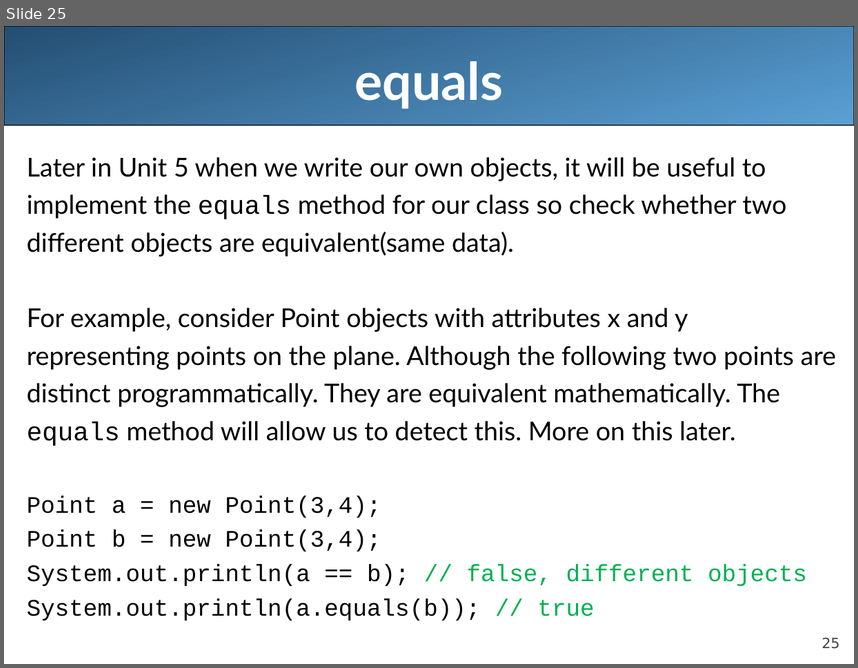
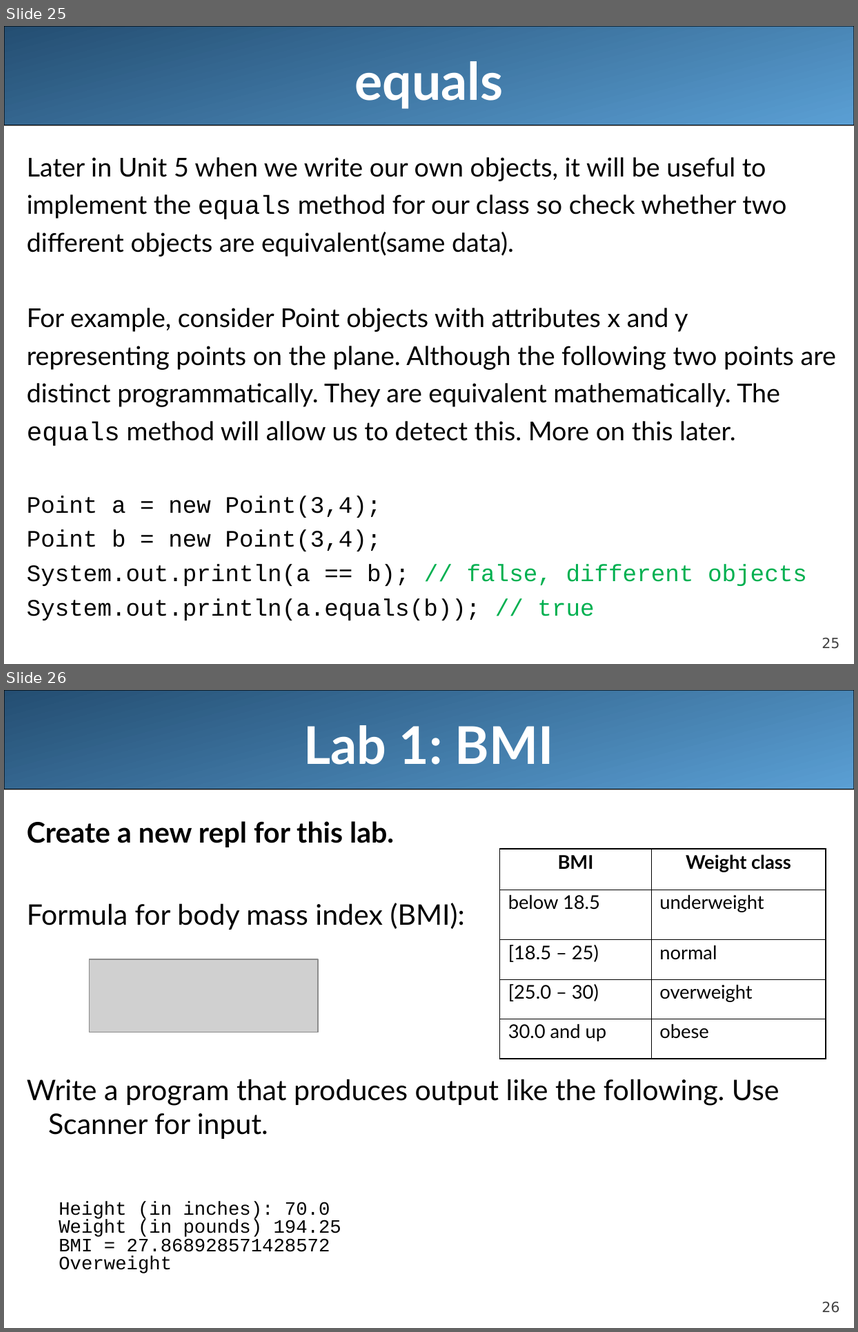
Before and after one commit to LongBaoNguyen/longbaonguyen.github.io, a slide deck: courses/apcsa/lecture9.ppt. Shown one above the other, each under a label of ours: slide 25 before the commit, slides 25 and 26 after it. The pictures are 858x668 and 858x1332 pixels, drawn with LibreOffice and Linux fonts; fonts in the diff are those of the drawing; grey boxes stand for pictures. Boxes give left, top, right and bottom in pixels: in the first picture for what was removed or moved away, otherwise in the second. Text is boxed around its words. In the diff, an @@ line names an element or a change of style, - is before the commit and + after.

```diff
--- a/courses/apcsa/lecture9.ppt
+++ b/courses/apcsa/lecture9.ppt
@@ slide 26 added at <box>4,690,854,1328</box>, background #FFFFFF; not listed: 2 template elements that a slide beside it also shows @@
@@ title added at <box>303,725,554,765</box>, 44 pt, text #FFFFFF, bold @@
+Lab 1: BMI
@@ text added at <box>27,821,780,1273</box>, 24 pt, text #000000 @@
+Create a new repl for this lab.
+Formula for body mass index (BMI):
+Write a program that produces output like the following. Use Scanner for input.
+  Height (in inches): 70.0
+  Weight (in pounds) 194.25
+  BMI = 27.868928571428572
+  Overweight
@@ table added at <box>499,848,825,1058</box>, 5 rows, 2 columns @@
+BMI | Weight class
+below 18.5 | underweight
+[18.5 – 25) | normal
+[25.0 – 30) | overweight
+30.0 and up | obese
@@ picture added at <box>89,960,318,1032</box> @@
```
Also in this commit, not shown: 2 other slides added, 4 other files.
